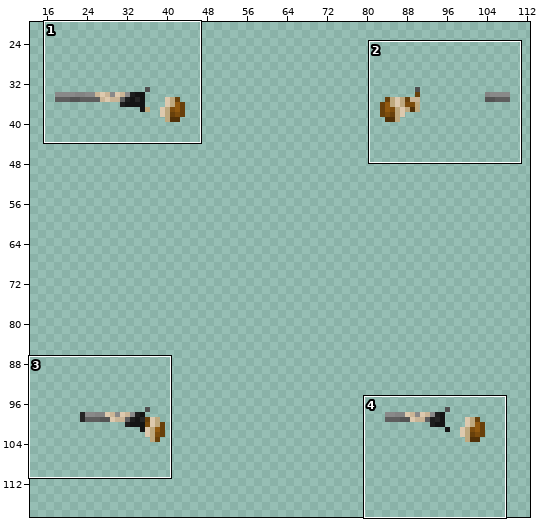
Sprite sheet: Resources/Textures/Objects/Weapons/Guns/Shotguns/improvised_shotgun_inhands_64x.rsi/wielded-inhand-left.png. Above: a wide view before the commit, with the close-up outlined.
Close-up. As it was:
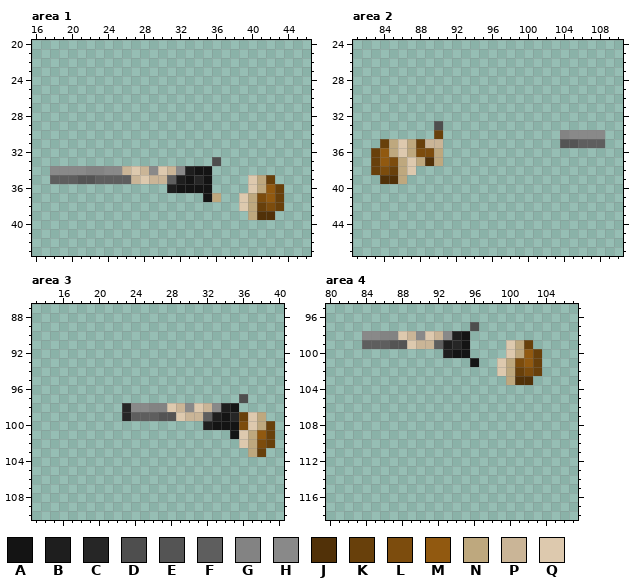
The file is 128x128 pixels. Colours within 5 levels of each other are drawn and written as one. Shown: area 1: x 16..46, y 20..43; area 2: x 81..110, y 24..47; area 3: x 13..40, y 87..110; area 4: x 80..107, y 95..118. The wide view leaves out empty margins.
Palette (. is transparent): A #141414  B #1e1e1e  C #262626  D #4e4e4e  E #545454  F #5e5e5e  G #838383  H #898989  J #513108  K #68400b  L #7c4c0d  M #915910  N #bea87e  P #cab597  Q #ddc9ae
Pixels before, area 1, first column x 18:
33 ..................D.......
34 HHHHGGHHPQPHQPHBAA........
35 FFFEEFFFFPQPPFBACA....QNK.
36 .............BAAAA....QNMK
37 .................AN..QNLMK
38 .....................QNKLK
39 ......................NJJ.
Pixels before, area 2, first column x 83:
33 .......D..................
34 .......K.............GHHHH
35 .KNQNKPP.............EEFFF
36 KMNQNLLN..................
37 KMLNQNJN..................
38 KLKNQ.....................
39 .JJN......................
Pixels before, area 3, first column x 23:
 97 .............D...
 98 CHHGGQPHQPHBA....
 99 CFFFEEQPPFBACKQN.
100 .........BAAALQNK
101 ............AQNMK
102 .............QNLK
103 ..............NK.
Pixels before, area 4, first column x 84:
 97 ............D.......
 98 HHGGQPHQPHBA........
 99 FFFEEQPPFBCA....QNK.
100 .........BAA....QNMK
101 ............A..QNLMK
102 ...............QNKLK
103 ................NJJ.
Once edited:
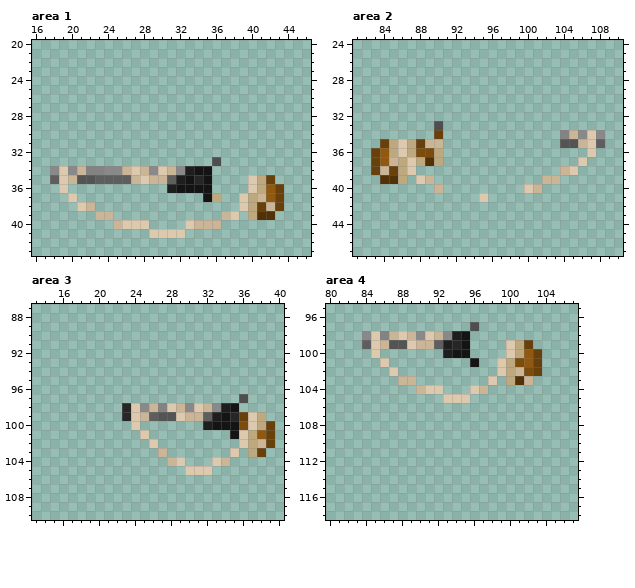
Change:
Area 1:
Colour P is added in row 38 at x 22; in row 39 at x 23 to 24 and 37; in row 40 at x 25 and 34 to 36.
Colour P replaces colour F in row 35 at x 20.
Colour P replaces colour H in row 34 at x 21.
Colour P replaces colour L in row 37 at x 41; in row 38 at x 42.
Colour Q is added in row 36 at x 19; in row 37 at x 20; in row 38 at x 21; in row 39 at x 38; in row 40 at x 26 to 28 and 33; in row 41 at x 29 to 32.
Colour Q replaces colour F in row 35 at x 19.
Colour Q replaces colour H in row 34 at x 19.
Area 2:
Colour P is added in row 38 at x 104; in row 39 at x 89 and 102 to 103; in row 40 at x 90 and 101.
Colour P replaces colour F in row 35 at x 106.
Colour P replaces colour H in row 34 at x 105.
Colour P replaces colour L in row 37 at x 85; in row 38 at x 84.
Colour Q is added in row 36 at x 107; in row 37 at x 106; in row 38 at x 105; in row 39 at x 88; in row 40 at x 100; in row 41 at x 95.
Colour Q replaces colour F in row 35 at x 107.
Colour Q replaces colour H in row 34 at x 107.
Area 3:
Colour P is added in row 103 at x 27; in row 104 at x 28 and 34.
Colour P replaces colour F in row 99 at x 25.
Colour P replaces colour G in row 98 at x 26.
Colour P replaces colour L in row 102 at x 38.
Colour Q is added in row 100 at x 24; in row 101 at x 25; in row 102 at x 26; in row 103 at x 35; in row 104 at x 29 and 33; in row 105 at x 30 to 32.
Colour Q replaces colour F in row 99 at x 24.
Colour Q replaces colour H in row 98 at x 24.
Area 4:
Colour P is added in row 103 at x 88 to 89; in row 104 at x 90 and 97.
Colour P replaces colour F in row 99 at x 86.
Colour P replaces colour G in row 98 at x 87.
Colour P replaces colour J in row 103 at x 102.
Colour P replaces colour K in row 102 at x 101.
Colour Q is added in row 100 at x 85; in row 101 at x 86; in row 102 at x 87; in row 103 at x 98; in row 104 at x 91 to 92 and 96; in row 105 at x 93 to 95.
Colour Q replaces colour F in row 99 at x 85.
Colour Q replaces colour H in row 98 at x 85.
